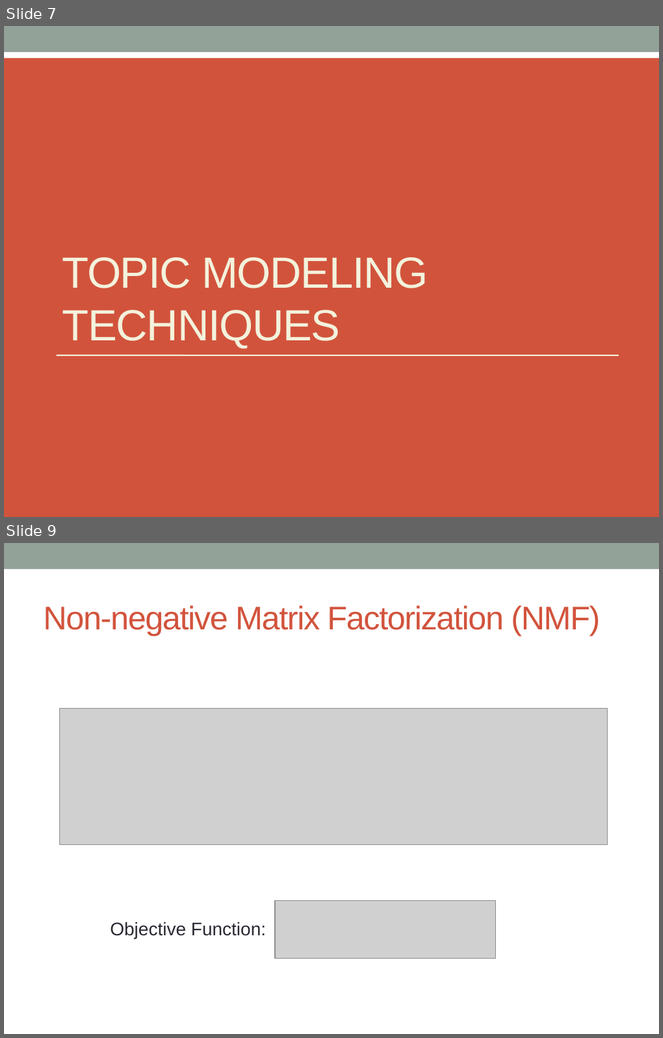
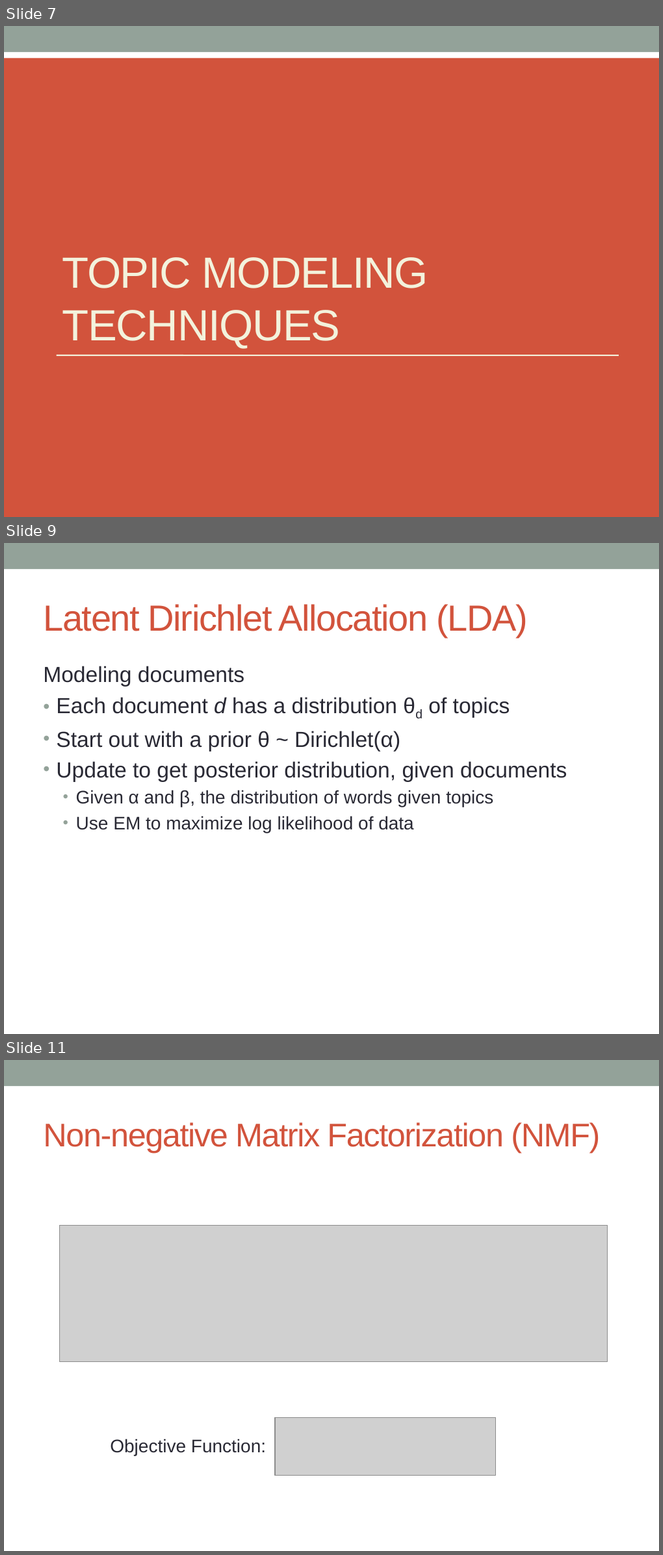
Before and after one commit to markheimann/Bayesian-ML, a slide deck: BMML_Presentation.pptx. Shown one above the other, each under a label of ours: slides 7 and 9 before the commit, slides 7, 9 and 11 after it; the slides between them are not shown. The pictures are 663x1038 and 663x1555 pixels, drawn with LibreOffice and Linux fonts; fonts in the diff are those of the drawing; grey boxes stand for pictures. Boxes give left, top, right and bottom in pixels: in the first picture for what was removed or moved away, otherwise in the second. Text is boxed around its words. In the diff, an @@ line names an element or a change of style, - is before the commit and + after.

```diff
--- a/BMML_Presentation.pptx
+++ b/BMML_Presentation.pptx
@@ slide 9 added at box(4, 543, 659, 1034), background #FFFFFF; not listed: 1 template element that a slide beside it also shows @@
@@ title added at box(43, 604, 528, 637), 40 pt, text #D2533C @@
+Latent Dirichlet Allocation (LDA)
@@ text added at box(43, 666, 567, 833), 24 pt, text #292934 @@
+Modeling documents
+• Each document d has a distribution θd of topics
+• Start out with a prior θ ~ Dirichlet(α)
+• Update to get posterior distribution, given documents
+  • Given α and β, the distribution of words given topics
+  • Use EM to maximize log likelihood of data
@@ what was slide 9 is now slide 11 @@
```
Also in this commit, not shown: 2 slides changed, 1 other slide added.
